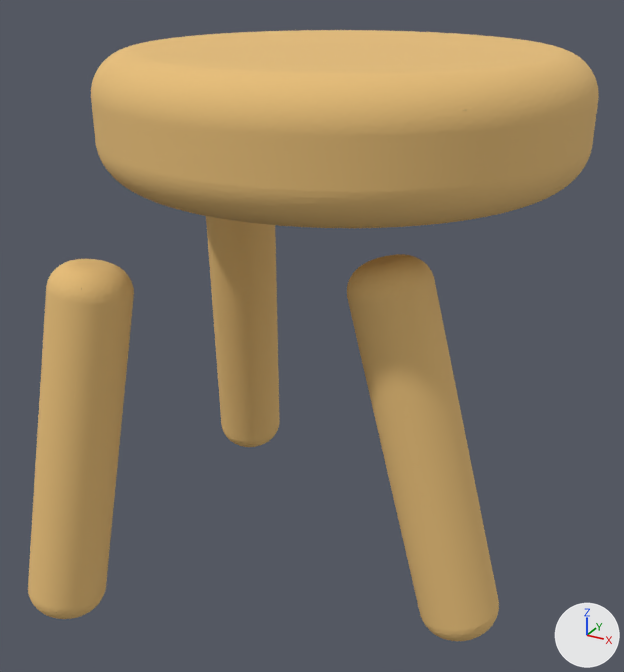
One commit to the OBJ model public/Hocker/hocker.obj: the scene before it, then after it.
Camera for both pictures: a 50 mm lens placed at (-0.94, 5.62, 3.71), pointed at (-2.69, 8.79, 2.12). The axes (+X, +Y, +Z) are drawn at lower right. The lights are the same throughout. Where no turn or scale is listed for an object, it has been applied to the vertices.

Names of what the first picture shows: '282312_23_05_24_17_42_47_1'.
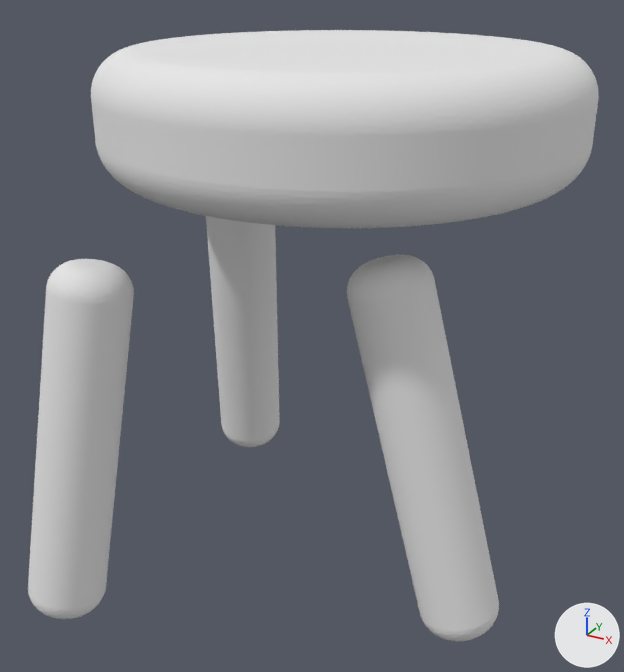
Pixel boxes (x1, y1, x2, y2) of what changed, in the pictures (624 x 672 px):
'282312_23_05_24_17_42_47_1', recoloured (orange to grey)
    both: (28, 30, 599, 641)

Patch to the scene script:
```diff
--- a/public/Hocker/hocker.obj.py
+++ b/public/Hocker/hocker.obj.py
@@ mat_hocker @@
+mat_hocker = principled_material('hocker')
+mat_hocker.base_color = (0.8, 0.8, 0.8)  # white #e7e7e7
+mat_hocker.roughness = 1.0
@@ me_282312_23_05_24_17_42_47_1 @@
 me_282312_23_05_24_17_42_47_1.from_pydata(...)  # 6463 vertices, 12910 faces; spans x -3.66..-1.61, y 7.69..9.99, z 0.95..3.37
-me_282312_23_05_24_17_42_47_1.materials.append(mat_282312_23_05_24_17_42_47_1)  # picture img_282312_23_05_24_17_42_47_1_color_png
+me_282312_23_05_24_17_42_47_1.materials.append(mat_hocker)  # white #e7e7e7
```
